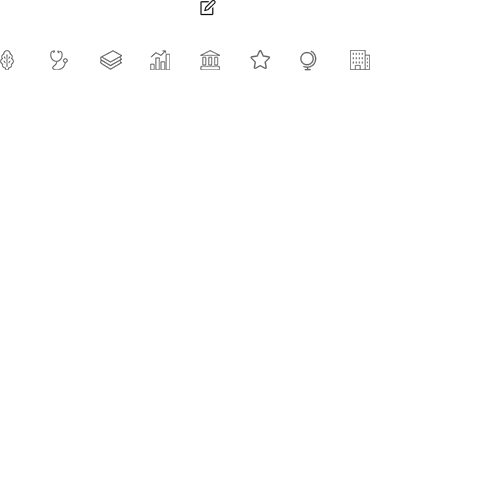
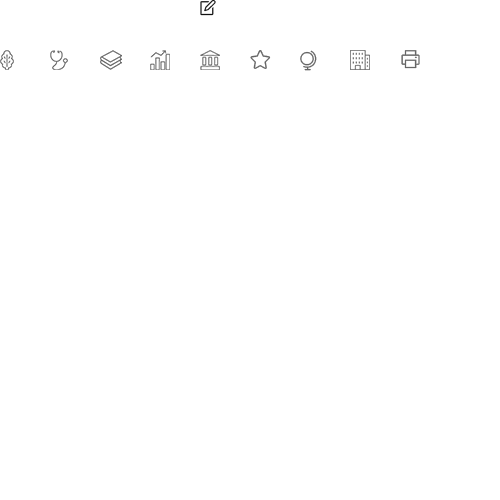
Comparing the layer stacks of the two (500, 500) images. Changes:
added layer (unnamed layer) (1st of 6) over (x1=401, y1=50, x2=420, y2=69)
